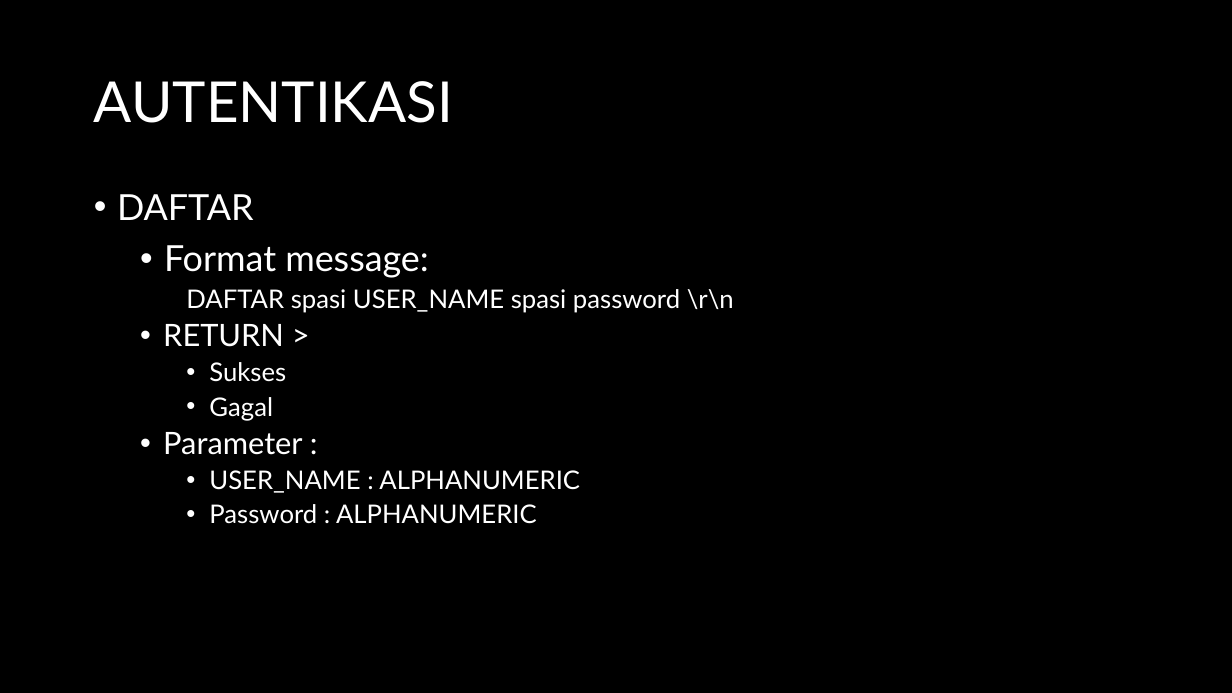
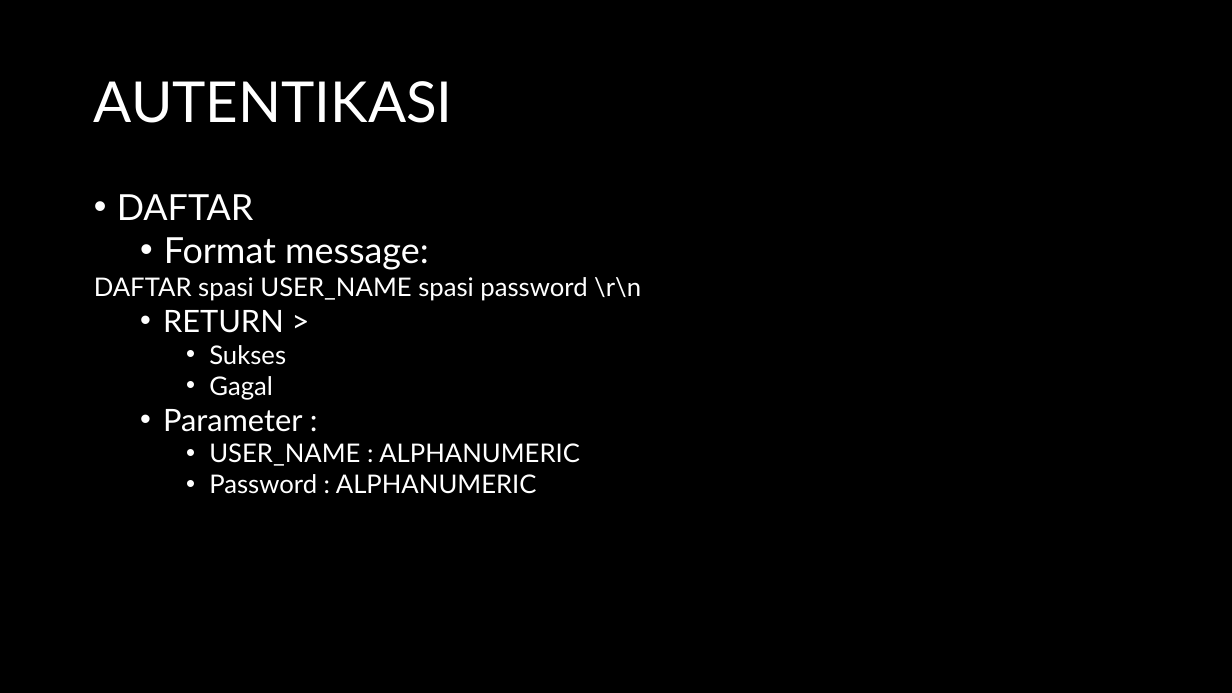
Before and after one commit to jeffrynasri/Kuliah-Progjar-E, a slide deck: slide 3 of TUGAS2_CHATSERVER/DRAFT-CHAT-SERVER.pptx. Drawn at 1232x693 pixels with LibreOffice and Linux fonts; fonts in the diff are those of the drawing. Boxes give left, top, right and bottom in pixels: in the first picture for what was removed or moved away, otherwise in the second. Text is boxed around its words. In the diff, an @@ line names an element or a change of style, - is before the commit and + after.

```diff
--- a/TUGAS2_CHATSERVER/DRAFT-CHAT-SERVER.pptx
+++ b/TUGAS2_CHATSERVER/DRAFT-CHAT-SERVER.pptx
@@ text "DAFTAR" at (94,194,641,494): less space between paragraphs; line spacing 0.9 to 1; list level 3 to 1 in "DAFTAR spasi USER_NAME spasi password ..." @@
```
Also in this commit, not shown: 8 other slides changed, 2 slides added.
